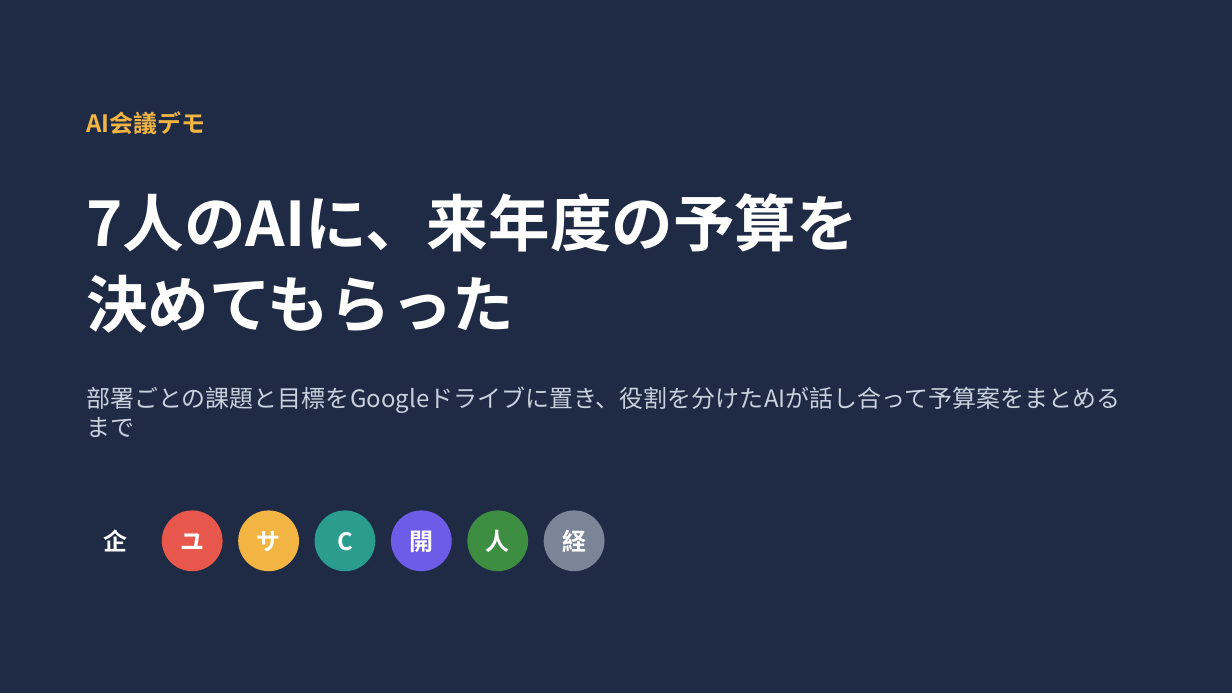
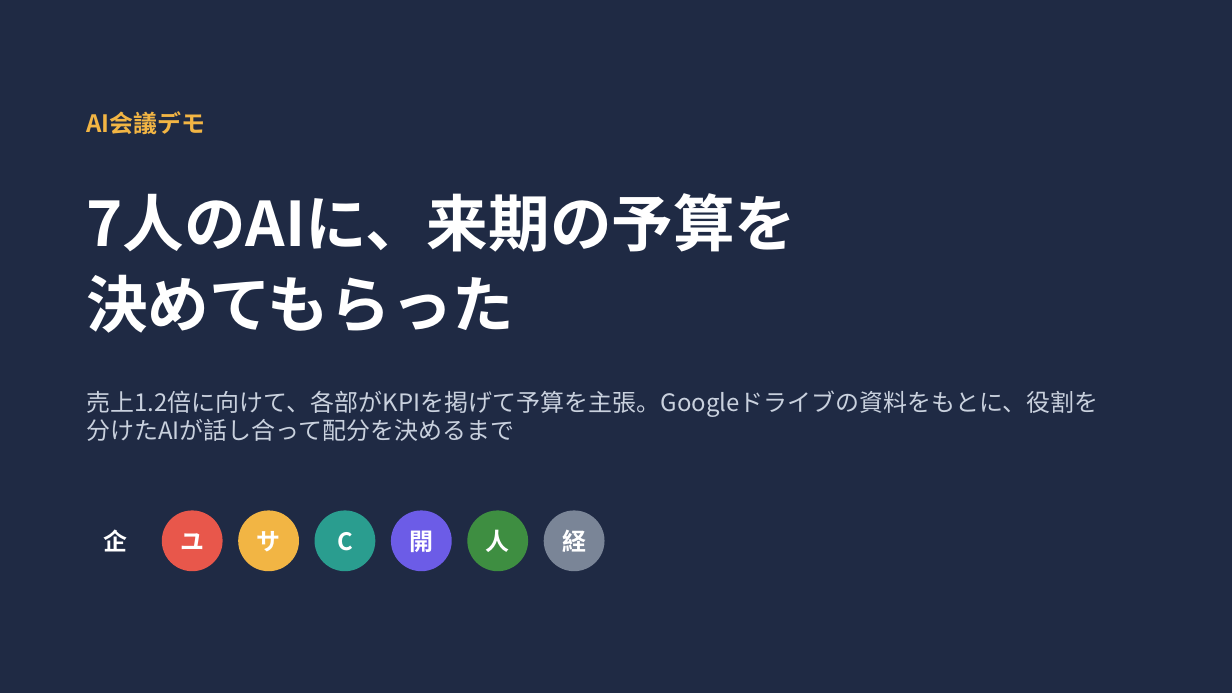
Before and after one commit to michiko3311220-stack/-, a slide deck: slide 1 of ai_meeting/slides/ai_meeting_demo.pptx. Drawn at 1232x693 pixels with LibreOffice and Linux fonts; fonts in the diff are those of the drawing. Boxes give left, top, right and bottom in pixels: in the first picture for what was removed or moved away, otherwise in the second. Text is boxed around its words. In the diff, an @@ line names an element or a change of style, - is before the commit and + after.

```diff
--- a/ai_meeting/slides/ai_meeting_demo.pptx
+++ b/ai_meeting/slides/ai_meeting_demo.pptx
@@ text at (86,193,796,252): text changed @@
-7人のAIに、来年度の予算を
+7人のAIに、来期の予算を
@@ text at (86,390,1099,441): text changed @@
-部署ごとの課題と目標をGoogleドライブに置き、役割を分けたAIが話し合って予算案をまとめるまで
+売上1.2倍に向けて、各部がKPIを掲げて予算を主張。Googleドライブの資料をもとに、役割を分けたAIが話し合って配分を決めるまで
```
Also in this commit, not shown: 10 other slides changed, 2 slides added, 1 slide removed, 14 other files.
